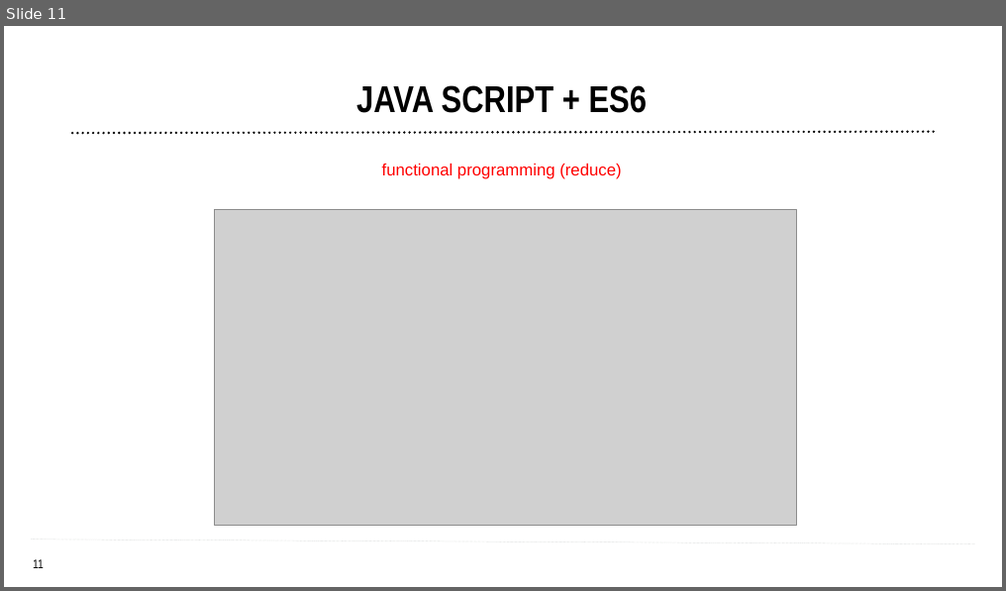
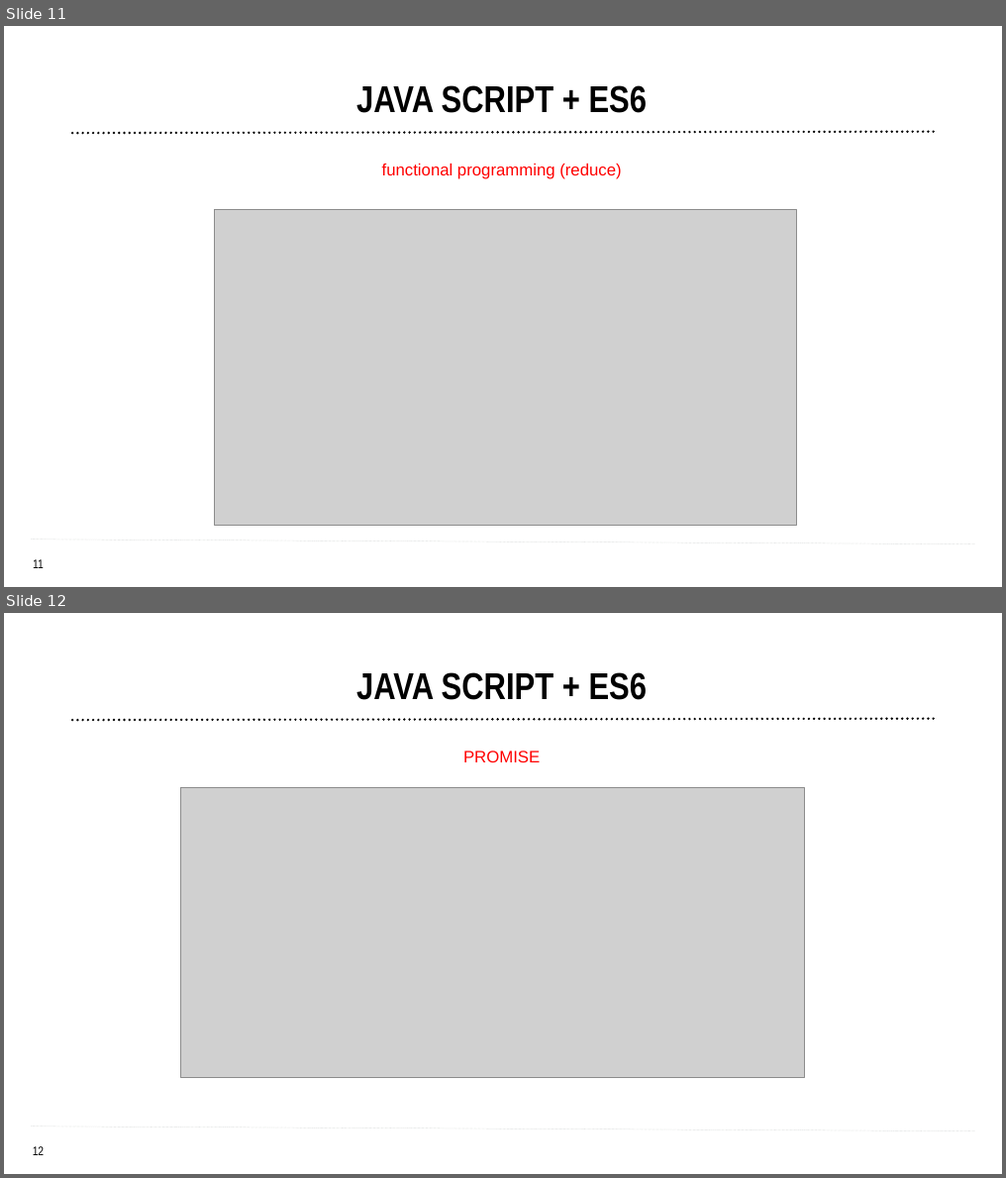
Before and after one commit to christina1992/CucumberJS-Protractor, a slide deck: CucumberJS_Protractor.pptx. Shown one above the other, each under a label of ours: slide 11 before the commit, slides 11 and 12 after it. The pictures are 1006x591 and 1006x1178 pixels, drawn with LibreOffice and Linux fonts; fonts in the diff are those of the drawing; grey boxes stand for pictures; background and template pictures are left out. Boxes give left, top, right and bottom in pixels: in the first picture for what was removed or moved away, otherwise in the second. Text is boxed around its words. In the diff, an @@ line names an element or a change of style, - is before the commit and + after.

Commit message:
Generators And Promises Added

```diff
--- a/CucumberJS_Protractor.pptx
+++ b/CucumberJS_Protractor.pptx
@@ slide 12 added at (4, 613, 1002, 1174), background #FFFFFF; not listed: 3 template elements that a slide beside it also shows @@
@@ title added at (356, 672, 648, 700), 36 pt, text #000000, bold @@
+JAVA SCRIPT + ES6
@@ text added at (463, 751, 540, 762), 16 pt, text #FF0000 @@
+PROMISE
@@ picture added at (180, 787, 804, 1078) @@
@@ text added at (800, 979, 856, 1006), 26 pt, text #FFFFFF, bold @@
+TEXT
@@ text added at (527, 1041, 713, 1077), 26 pt, text #FFFFFF, bold @@
+TEXT
@@ text added at (387, 1077, 426, 1079), 20 pt, text #FFFFFF, bold @@
+TEXT
```
Also in this commit, not shown: 1 slide changed, 2 other slides added, 5 other files.
